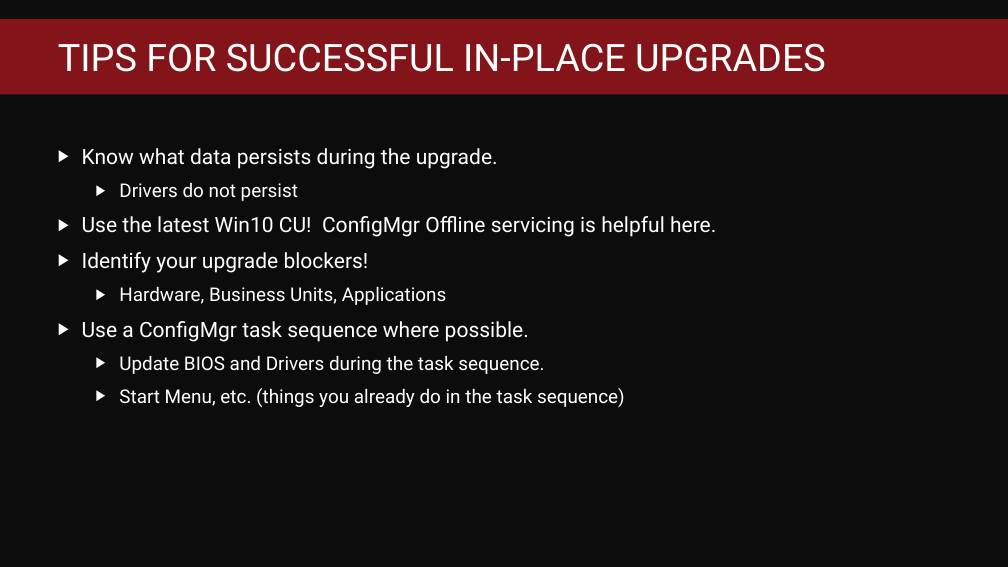
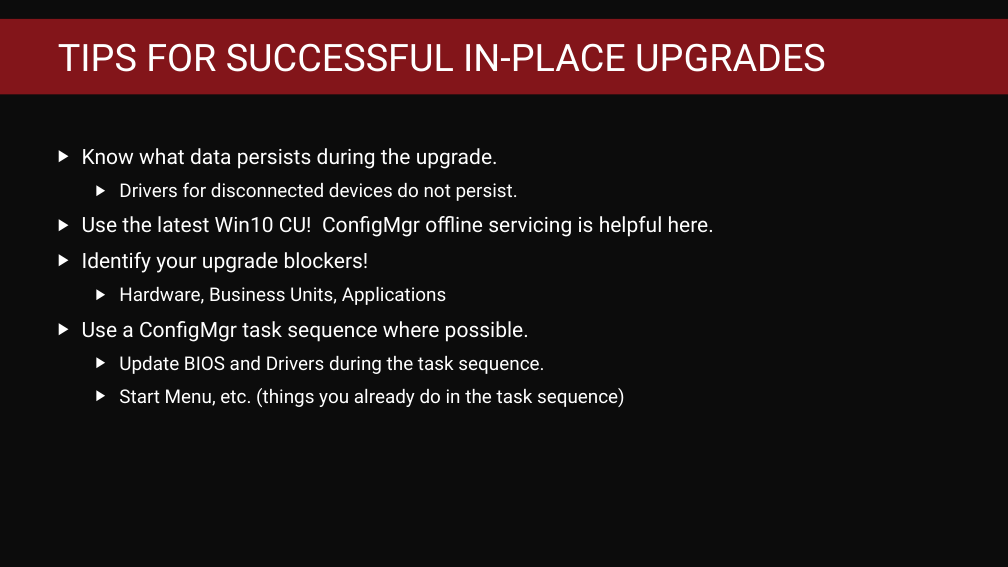
Before and after one commit to fredbainbridge/WindowsUpgradeReadiness, a slide deck: slide 5 of MMS 2017 - Windows Upgrade Readiness.pptx. Drawn at 1008x567 pixels with LibreOffice and Linux fonts; fonts in the diff are those of the drawing; background and template pictures are left out. Boxes give left, top, right and bottom in pixels: in the first picture for what was removed or moved away, otherwise in the second. Text is boxed around its words. In the diff, an @@ line names an element or a change of style, - is before the commit and + after.

```diff
--- a/MMS 2017 - Windows Upgrade Readiness.pptx
+++ b/MMS 2017 - Windows Upgrade Readiness.pptx
@@ text at (82,182,714,237): text changed @@
-  ▶ Drivers do not persist
-▶ Use the latest Win10 CU! ConfigMgr Offline servicing is helpful here.
+  ▶ Drivers for disconnected devices do not persist.
+▶ Use the latest Win10 CU! ConfigMgr offline servicing is helpful here.
```
Also in this commit, not shown: 8 other slides changed, 1 slide added.
